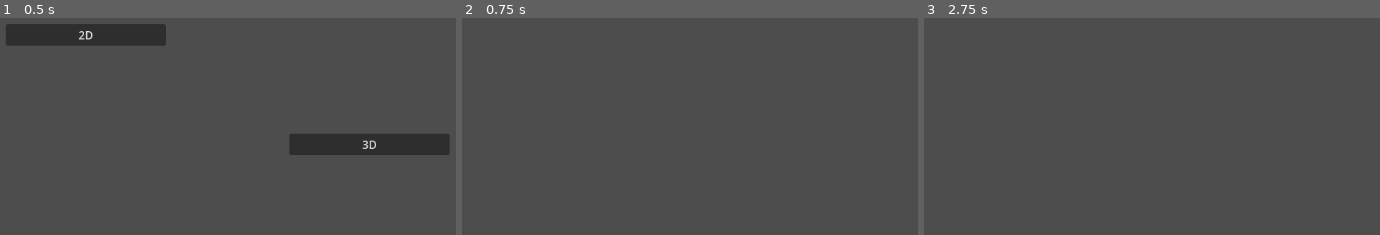
Above: before the commit, frames 1-3 (left to right).
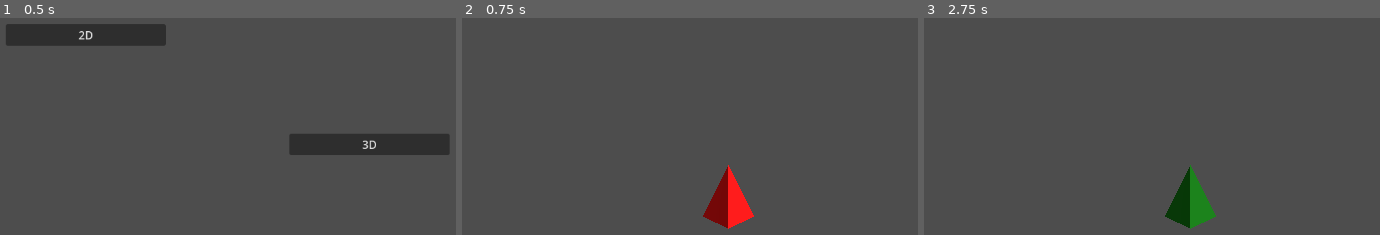
Above: after the commit, the same moments.

Repository: Lorenzo603/martian-chess
Game: Godot game, scene res://MainMenu.tscn
Same seed, same stepped clock (60 frames per second), same inputs: the game is played once before the commit and once after it.
Inputs (mouse positions are in pixels of both pictures, inside the frame that each line leads up to):
- Up to frame 1 (0.5 s): no input
- Up to frame 2 (0.75 s): click "3D" at 0.5 s
- Up to frame 3 (2.75 s): tap Enter at 1.25 s; move the mouse to (1366, 70) at 1.27 s; hold Up (ui_up) 1.28-2 s; tap O at 1.35 s; click (1366, 70) at 1.42 s; tap Space at 2 s; drag from (1028, 115) to (1152, 182) at 2.02 s

Frame 1 is identical in both runs. In frame 2, 1.7% of the frame differs, in the area x 52-65%, y 67-98%; in frame 3, 1.7%.

Commit message:
added 3D pyramid scene and test albedo change

Diff:
--- /dev/null
+++ b/Assets/Models/pyramid_big.tscn
@@ -0,0 +1,11 @@
+[gd_scene load_steps=3 format=3 uid="uid://ixycpcft7vcl"]
+
+[ext_resource type="PackedScene" uid="uid://slhabd1nj446" path="res://Assets/Models/pyramid.glb" id="1_o4wxq"]
+
+[sub_resource type="StandardMaterial3D" id="StandardMaterial3D_21sab"]
+albedo_color = Color(0.996078, 0, 0, 1)
+
+[node name="pyramid" instance=ExtResource("1_o4wxq")]
+
+[node name="Cone" parent="." index="0"]
+material_override = SubResource("StandardMaterial3D_21sab")
--- /dev/null
+++ b/Camera3D.gd
@@ -0,0 +1,10 @@
+extends Camera3D
+
+@onready var pyr = $pyramid
+
+func _ready():
+	look_at(pyr.global_position)
+
+	await get_tree().create_timer(2).timeout
+
+	pyr.get_node("Cone").material_override.albedo_color = Color.WEB_GREEN
--- a/Main3D.tscn
+++ b/Main3D.tscn
@@ -1,3 +1,16 @@
-[gd_scene format=3 uid="uid://bsn7e66hjrpb0"]
+[gd_scene load_steps=3 format=3 uid="uid://bsn7e66hjrpb0"]
+
+[ext_resource type="Script" path="res://Camera3D.gd" id="1_yxili"]
+[ext_resource type="PackedScene" uid="uid://ixycpcft7vcl" path="res://Assets/Models/pyramid_big.tscn" id="2_l8l1i"]
 
 [node name="Main3D" type="Node"]
+
+[node name="Camera3D" type="Camera3D" parent="."]
+transform = Transform3D(1, 0, 0, 0, 1, 0, 0, 0, 1, -0.011158, 4.77581, 11.2546)
+script = ExtResource("1_yxili")
+
+[node name="pyramid" parent="Camera3D" instance=ExtResource("2_l8l1i")]
+transform = Transform3D(1, 0, 0, 0, 1, 0, 0, 0, 1, 0, -4.735, -11.261)
+
+[node name="DirectionalLight3D" type="DirectionalLight3D" parent="."]
+transform = Transform3D(0.518793, -0.532249, 0.669003, 0.269842, 0.844496, 0.462613, -0.811196, -0.0594755, 0.581742, 8.10246, 10.3273, 7.6004)
Binary file added: Assets/Models/pyramid.glb
Not shown, added: Assets/Models/pyramid.glb.import
Not shown, added: Assets/Models/pyramid.blend
